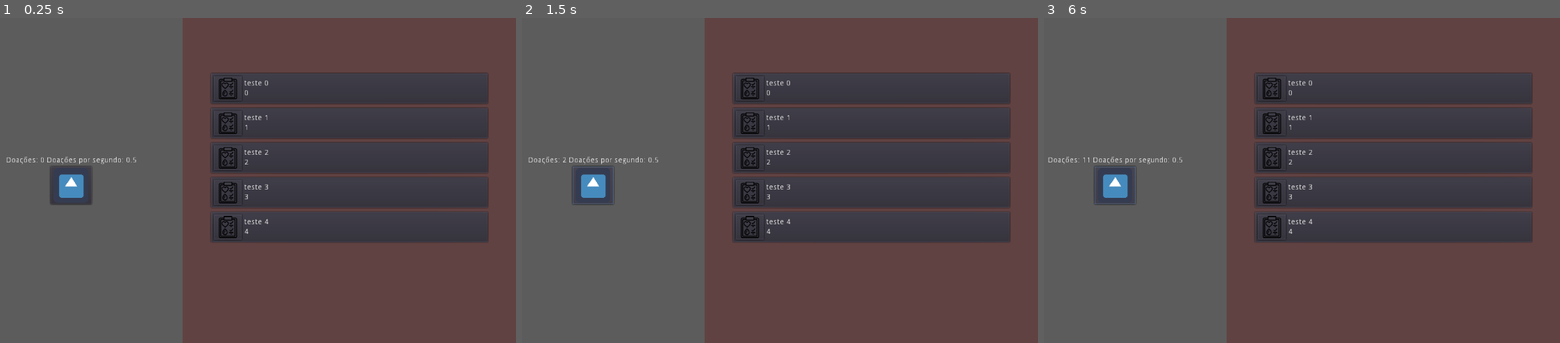
Above: before the commit, frames 1-3 (left to right).
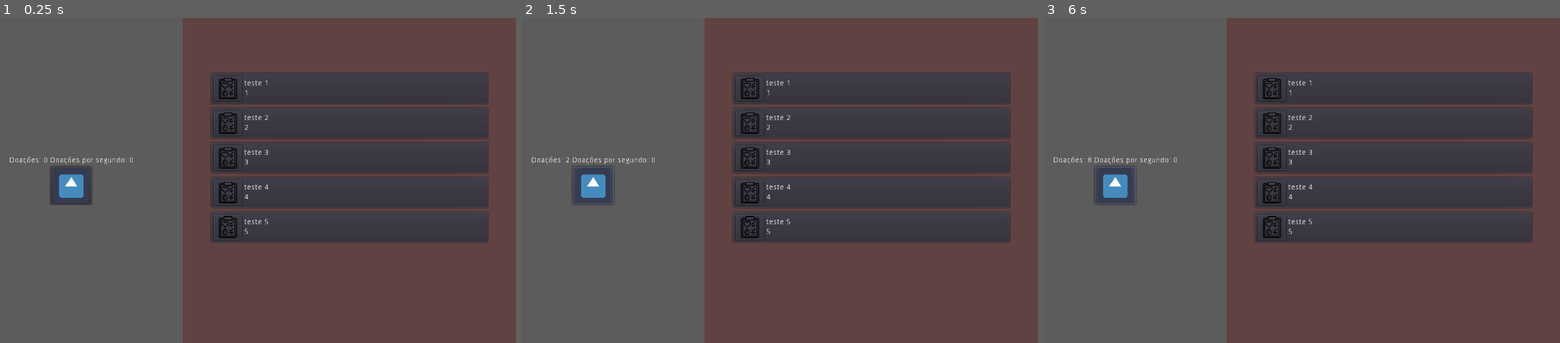
Above: after the commit, the same moments.

Repository: LeonardoBevilacqua/Blood-clicker
Game: Godot game, scene res://scenes/mainGame.tscn
Two runs of this game, one before a commit and one after it. Both use one fixed random seed, a clock stepped at 60 frames per second and the inputs below. The engine's default icon, where the game draws it, is replaced by a stand-in: a white triangle on a blue panel in a dark square.
Inputs (mouse positions are in pixels of both pictures, inside the frame that each line leads up to):
- Up to frame 1 (0.25 s): no input
- Up to frame 2 (1.5 s): click (594, 187) at 0.52 s; click (594, 187) at 1.27 s
- Up to frame 3 (6 s): click (1116, 187) at 2.02 s; tap Enter at 2.75, 4.25, 5.75 s; tap Space at 3.5, 5 s

The runs differ from the first frame. In frame 1, 0.3% of the frame differs, in the area x 1-53%, y 19-67%; in frame 2, 0.3%; in frame 3, 0.3%, in the area x 0-53%, y 19-67%.

Commit message:
Adicionando logica de compra

Diff:
--- a/scenes/components/UpgradeButton.tscn
+++ b/scenes/components/UpgradeButton.tscn
@@ -33,7 +33,7 @@
 margin_bottom = 21.0
 text = "Teste"
 
-[node name="Value" type="Label" parent="HBoxContainer/Rows"]
+[node name="Price" type="Label" parent="HBoxContainer/Rows"]
 light_mask = 0
 margin_top = 25.0
 margin_right = 35.0
--- a/scripts/UpgradePanel.gd
+++ b/scripts/UpgradePanel.gd
@@ -3,15 +3,23 @@
 signal update_counter_per_second
 
 var upgradeButton = preload("res://scenes/components/UpgradeButton.tscn")
+var _counter = 0
 
 func _ready():
 	for i in range(5):
 		var bt = upgradeButton.instance()
 
-		bt.init(str("teste ", i), i)
+		bt.init(str("teste ", i+1), i+1, i+1)
 		bt.connect("button_click", self, "buttonClick")
 
 		$Control/MarginContainer/VBoxContainer.add_child(bt)
 
-func buttonClick(value):
-	emit_signal("update_counter_per_second", value)
+func buttonClick(button):
+	if (int(_counter) < button._price):
+		print("sem creditos")
+	else:
+		emit_signal("update_counter_per_second", button._price, button._value)
+		button.queue_free()
+
+func set_counter(counter):
+	self._counter = counter
--- a/scripts/components/UpgradeButton.gd
+++ b/scripts/components/UpgradeButton.gd
@@ -4,20 +4,21 @@
 
 var _description
 var _value
+var _price
 
-func init(description, value):
+func init(description, value, price):
 	self._description = description
 	self._value = value
+	self._price = price
 
 	self._updateDescriptionText()
-	self._updateValueText()
+	self._updatePriceText()
 
 func _updateDescriptionText():
 	$HBoxContainer/Rows/Description.text = self._description
 
-func _updateValueText():
-	$HBoxContainer/Rows/Value.text = str(self._value)
+func _updatePriceText():
+	$HBoxContainer/Rows/Price.text = str(self._price)
 
 func _on_Button_pressed():
-	emit_signal("button_click", self._value)
-	queue_free()
+	emit_signal("button_click", self)
--- a/scripts/mainGame.gd
+++ b/scripts/mainGame.gd
@@ -7,7 +7,7 @@
 func _ready():
 	self.counter = 0
 	self.counterPerClick = 1
-	self.counterPerSecond = 0.5
+	self.counterPerSecond = 0
 
 	$ClickerPanel.connect("update_counter", self, "updateCounterByClick")
 	$UpgradePanel.connect("update_counter_per_second", self, "updateCounterPerSecondByClick")
@@ -15,14 +15,15 @@
 
 func updateCounter(value):
 	self.counter += value
+	$UpgradePanel.set_counter(self.counter)
 	self.updateCounterLabel()
 
 func updateCounterByClick():
 	updateCounter(self.counterPerClick)
 
-func updateCounterPerSecondByClick(value):
+func updateCounterPerSecondByClick(price, value):
 	self.counterPerSecond += value
-	self.counter -= value
+	self.counter -= price
 
 	self.updateCounterPerSecondLabel()
 	self.updateCounterLabel()
